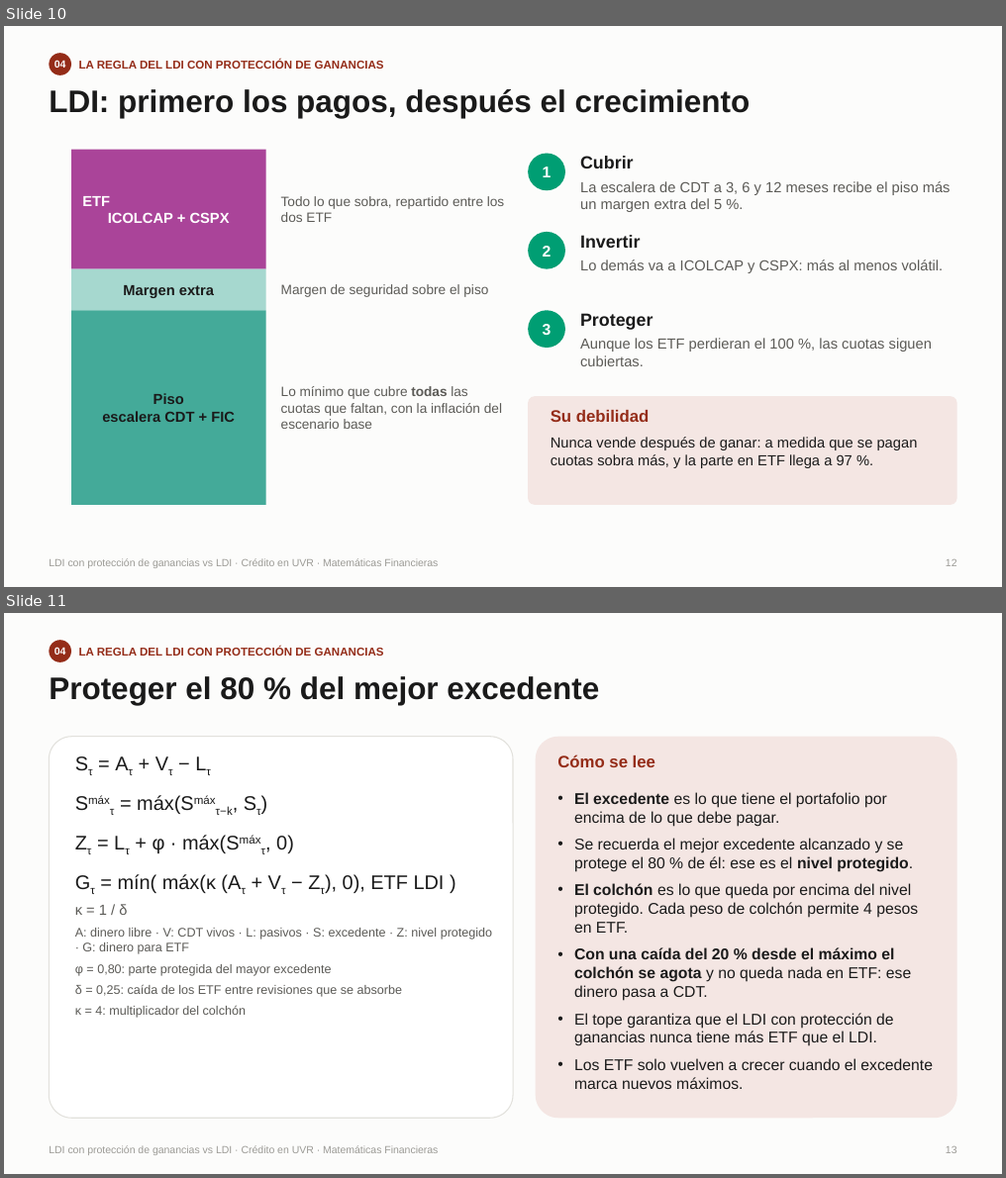
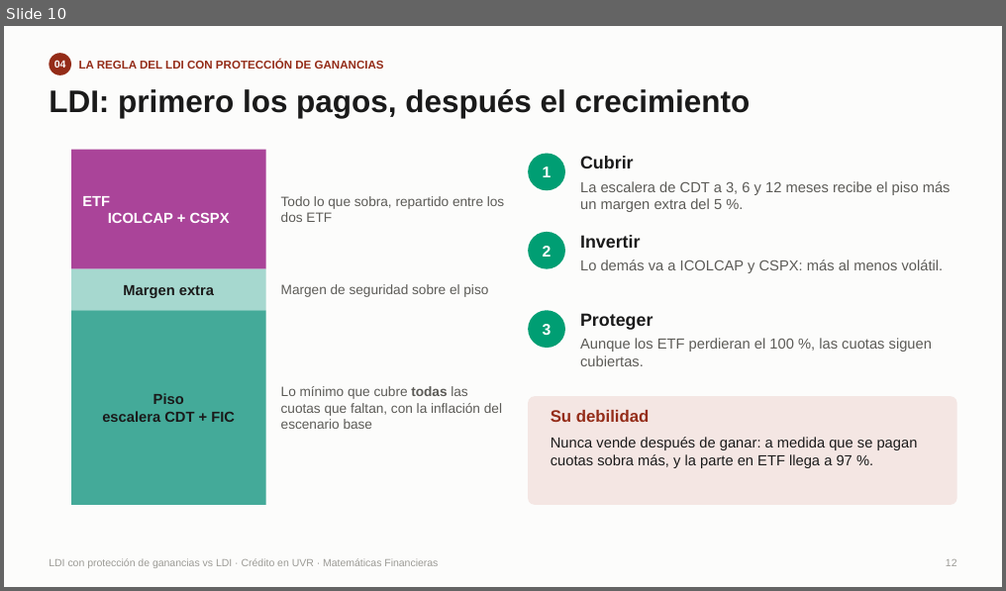
Before and after one commit to Efrain-J/seleccion-portafolio, a slide deck: slides/plan4_vs_plan3.pptx. Shown one above the other, each under a label of ours: slides 10 and 11 before the commit, slide 10 after it. The pictures are 1006x1178 and 1006x591 pixels, drawn with LibreOffice and Linux fonts; fonts in the diff are those of the drawing. Boxes give left, top, right and bottom in pixels: in the first picture for what was removed or moved away, otherwise in the second. Text is boxed around its words. In the diff, an @@ line names an element or a change of style, - is before the commit and + after.

```diff
--- a/slides/plan4_vs_plan3.pptx
+++ b/slides/plan4_vs_plan3.pptx
@@ slide 11 removed at box(4, 613, 1002, 1174), background #FCFCFB @@
@@ ellipse removed at box(49, 640, 71, 663) @@
-04
@@ text removed at box(79, 647, 384, 656) @@
-LA REGLA DEL LDI CON PROTECCIÓN DE GANANCIAS
@@ text removed at box(49, 676, 599, 705) @@
-Proteger el 80 % del mejor excedente
@@ rounded rectangle removed at box(49, 737, 513, 1118) @@
@@ rounded rectangle removed at box(536, 737, 957, 1118) @@
@@ text removed at box(557, 755, 655, 767) @@
-Cómo se lee
@@ text removed at box(118, 795, 445, 893) @@
-Sτ = Aτ + Vτ − Lτ
-Smáxτ = máx(Smáxτ−k, Sτ)
-Zτ = Lτ + φ · máx(Smáxτ, 0)
-Gτ = mín( máx(κ (Aτ + Vτ − Zτ), 0), ETF LDI )
@@ text removed at box(574, 792, 933, 1089) @@
-• El excedente es lo que tiene el portafolio por encima de lo que debe pagar.
-• Se recuerda el mejor excedente alcanzado y se protege el 80 % de él: ese es el nivel protegido.
-• El colchón es lo que queda por encima del nivel protegido. Cada peso de colchón permite 4 pesos en ETF.
-• Con una caída del 20 % desde el máximo el colchón se agota y no queda nada en ETF: ese dinero pasa a CDT.
-• El tope garantiza que el LDI con protección de ganancias nunca tiene más ETF que el LDI.
-• Los ETF solo vuelven a crecer cuando el excedente marca nuevos máximos.
@@ text removed at box(75, 904, 492, 1018) @@
-κ = 1 / δ
-A: dinero libre · V: CDT vivos · L: pasivos · S: excedente · Z: nivel protegido · G: dinero para ETF
-φ = 0,80: parte protegida del mayor excedente
-δ = 0,25: caída de los ETF entre revisiones que se absorbe
-κ = 4: multiplicador del colchón
@@ text removed at box(49, 1146, 438, 1156) @@
-LDI con protección de ganancias vs LDI · Crédito en UVR · Matemáticas Financieras
@@ text removed at box(945, 1147, 957, 1154) @@
-13
```
Also in this commit, not shown: 2 slides changed.
